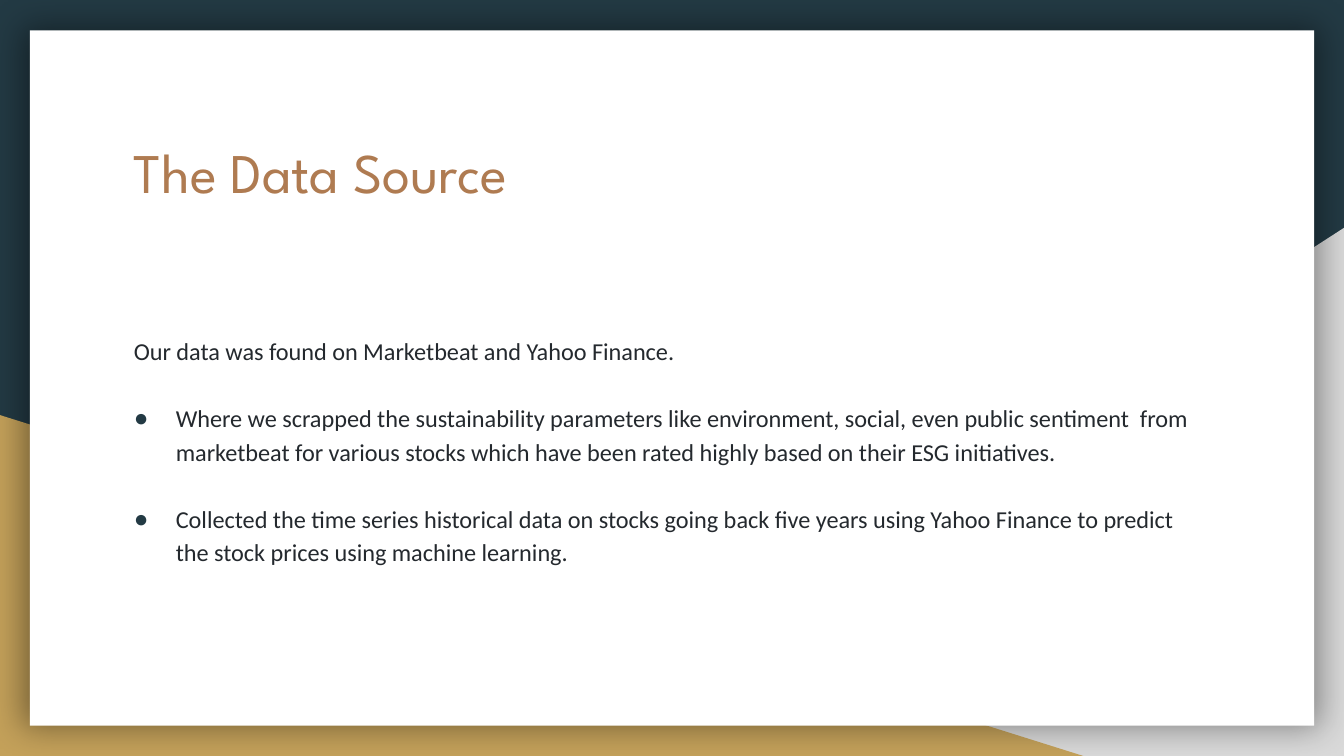
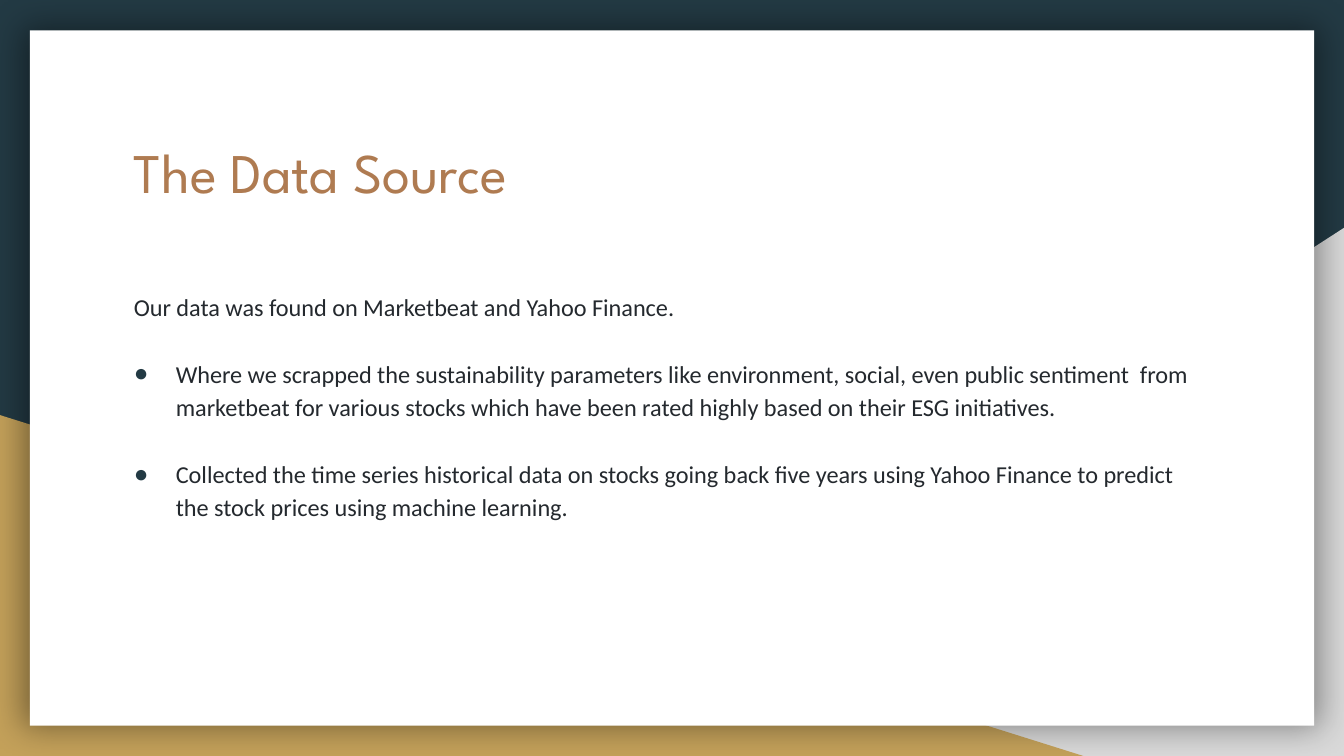
Before and after one commit to sucharita1/ESG_investing_analysis, a slide deck: slide 5 of ESG_Slides.pptx. Drawn at 1344x756 pixels with LibreOffice and Linux fonts; fonts in the diff are those of the drawing. Boxes give left, top, right and bottom in pixels: in the first picture for what was removed or moved away, otherwise in the second. Text is boxed around its words. In the diff, an @@ line names an element or a change of style, - is before the commit and + after.

```diff
--- a/ESG_Slides.pptx
+++ b/ESG_Slides.pptx
@@ text "Our data was found on ...": place and size @@
-text "Our data was found on ..." at (134,343,1188,565)
+text "Our data was found on ..." at (134,299,1188,520)
```
Also in this commit, not shown: 2 other slides changed, 1 slide added.
